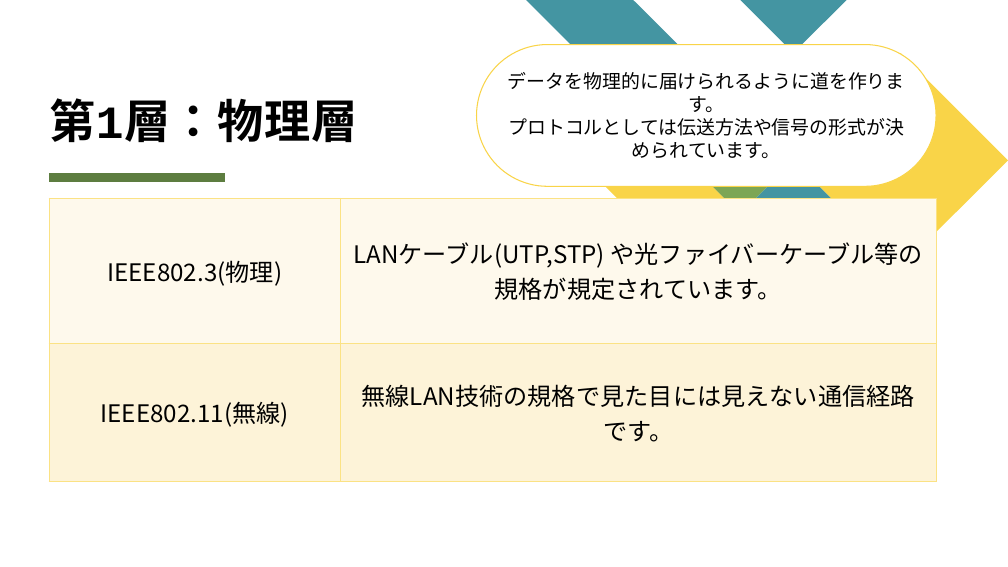
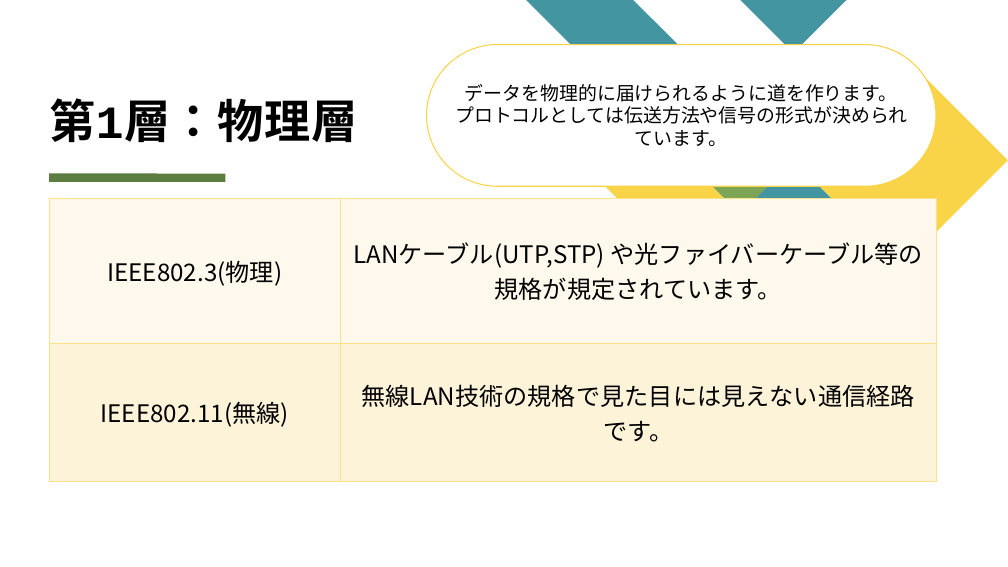
Before and after one commit to kurebayashi-shota/network-study, a slide deck: slide 135 of ネットワーク基礎勉強会資料.pptx. Drawn at 1008x567 pixels with LibreOffice and Linux fonts; fonts in the diff are those of the drawing. Boxes give left, top, right and bottom in pixels: in the first picture for what was removed or moved away, otherwise in the second. Text is boxed around its words. In the diff, an @@ line names an element or a change of style, - is before the commit and + after.

```diff
--- a/ネットワーク基礎勉強会資料.pptx
+++ b/ネットワーク基礎勉強会資料.pptx
@@ freeform shape at (526, 0, 848, 268): outline redrawn @@
@@ rounded rectangle "データを物理的に届けられるように道を作ります。 プロトコルとしては伝送方法や信号の形式が決められています。": place and size @@
-rounded rectangle "データを物理的に届けられるように道を作ります。 プロトコルとしては伝送方法や信号の形式が決められています。" at (476, 45, 936, 187)
+rounded rectangle "データを物理的に届けられるように道を作ります。 プロトコルとしては伝送方法や信号の形式が決められています。" at (426, 45, 936, 186)
```
Also in this commit, not shown: 190 other slides changed, 1 other file.
